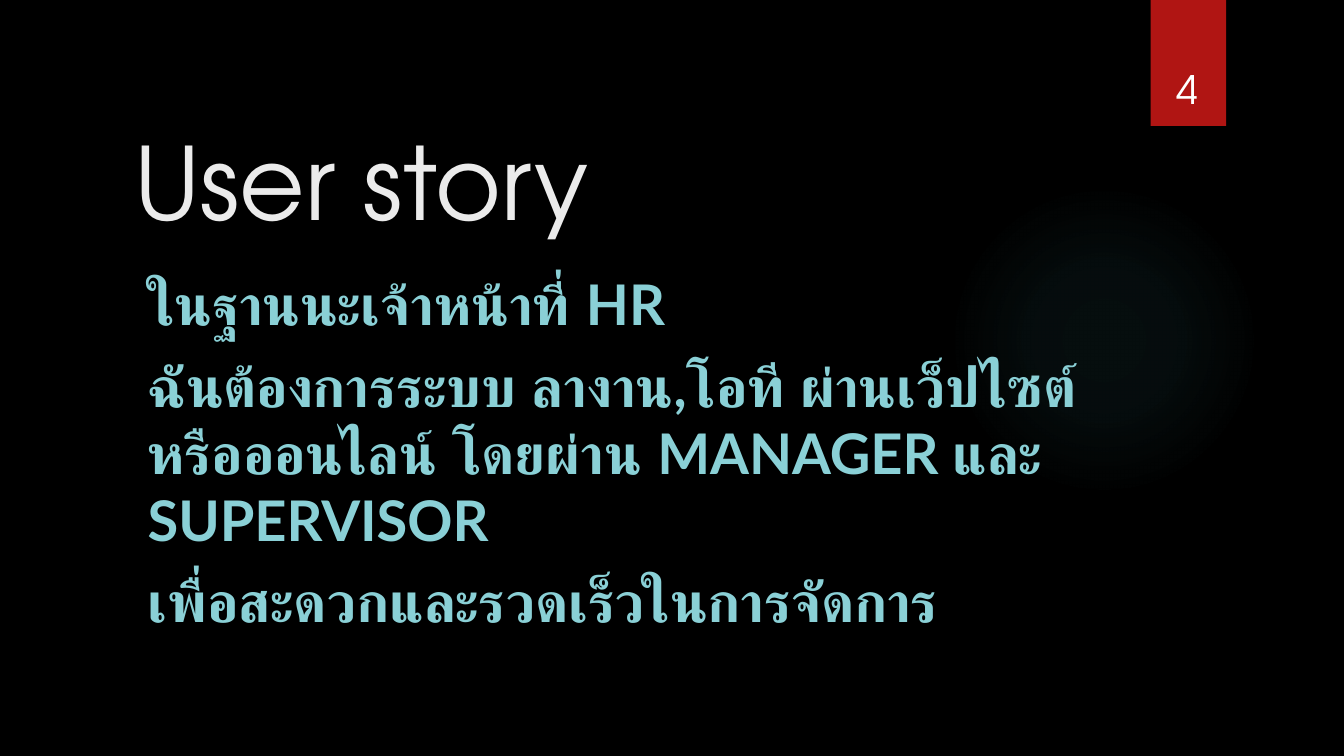
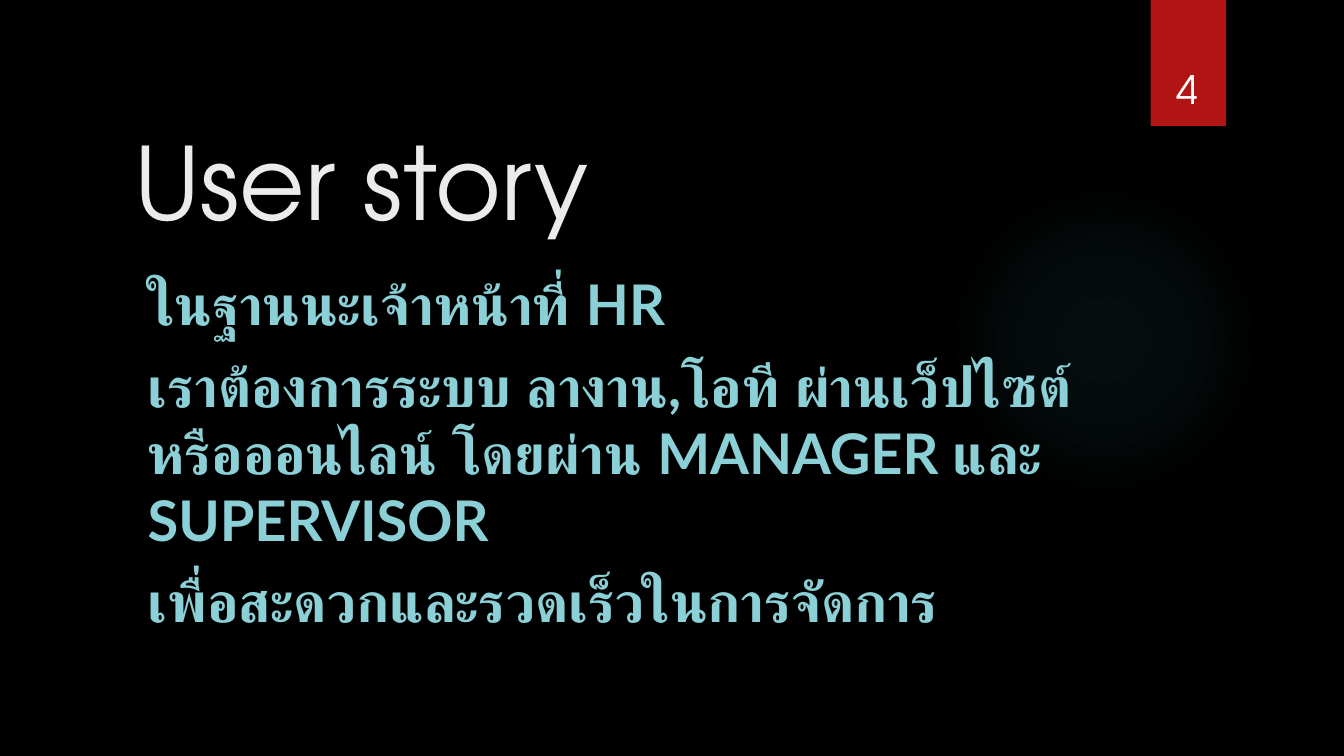
Before and after one commit to teamils/ILS_HR, a slide deck: slide 4 of project ILS-HR.pptx. Drawn at 1344x756 pixels with LibreOffice and Linux fonts; fonts in the diff are those of the drawing; background and template pictures are left out. Boxes give left, top, right and bottom in pixels: in the first picture for what was removed or moved away, otherwise in the second. Text is boxed around its words. In the diff, an @@ line names an element or a change of style, - is before the commit and + after.

```diff
--- a/project ILS-HR.pptx
+++ b/project ILS-HR.pptx
@@ subtitle at (x1=148, y1=363, x2=1072, y2=542): text changed @@
-ฉันต้องการระบบ ลางาน,โอที ผ่านเว็ปไซต์หรือออนไลน์ โดยผ่าน MANAGER และ SUPERVISOR
+เราต้องการระบบ ลางาน,โอที ผ่านเว็ปไซต์หรือออนไลน์ โดยผ่าน MANAGER และ SUPERVISOR
```
Also in this commit, not shown: 7 other slides changed, 2 slides removed, 22 other files.
